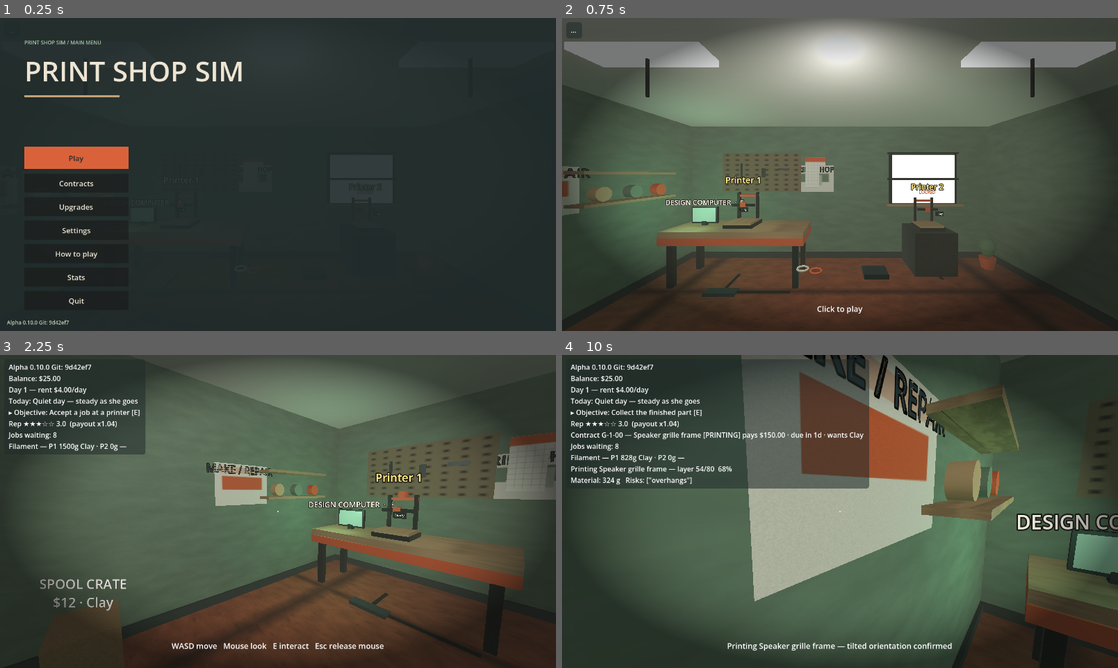
Above: before the commit, frames 1-4 (two rows, left to right).
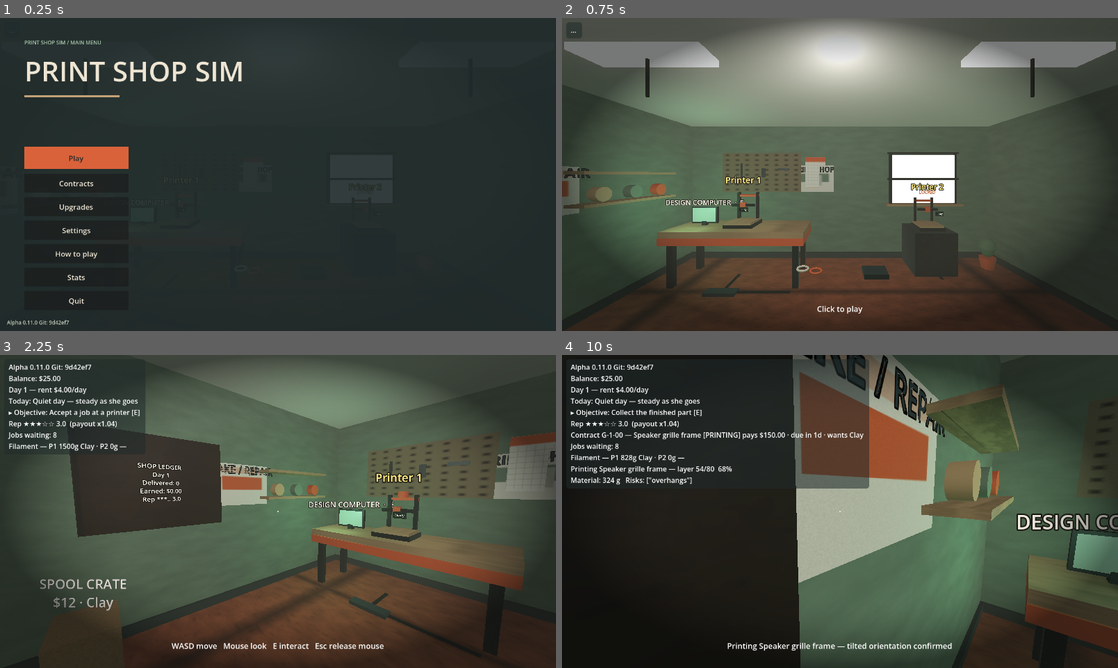
Above: after the commit, the same moments.

Repository: jiracipika/printshop-sim
Game: Godot game, scene res://scenes/Main.tscn
Two runs of this game, one before a commit and one after it. Both use one fixed random seed, a clock stepped at 60 frames per second and the inputs below.
Inputs (mouse positions are in pixels of both pictures, inside the frame that each line leads up to):
- Up to frame 1 (0.25 s): no input
- Up to frame 2 (0.75 s): click "Play" at 0.5 s
- Up to frame 3 (2.25 s): tap Enter at 1.25 s; move the mouse to (400, 495) at 1.27 s; hold D (move_right) 1.28-2.03 s; tap E (interact) at 1.35, 2.1 s; click (400, 495) at 1.42 s; tap Space at 2 s; move the mouse to (250, 511) at 2.02 s; hold W (move_forward) from 2.03 s (still down)
- Up to frame 4 (10 s): move the mouse to (851, 505) at 2.77 s; tap 1 at 2.85, 8.85 s; tap E (interact) at 3.05, 3.8, 4.55, 5.3, 6.05, 6.8, 7.35, 8.1, 9.05, 9.8 s; tap Enter at 3.5, 5 s; move the mouse to (834, 517) at 3.52 s; tap 2 at 3.6, 9.6 s; click (834, 517) at 3.67 s; tap Space at 4.25, 5.75 s; move the mouse to (878, 514) at 4.27 s; tap 3 at 4.35 s; move the mouse to (795, 508) at 5.02 s; tap 4 at 5.1 s; move the mouse to (845, 511) at 5.77 s; tap 5 at 5.85 s; click (845, 511) at 5.92 s; move the mouse to (817, 505) at 6.52 s; release W (move_forward) at 6.53 s; hold D (move_right) 6.53-7.28 s; tap 6 at 6.6 s; move the mouse to (867, 511) at 7.27 s; hold W (move_forward) 7.28-9.53 s; move the mouse to (812, 511) at 8.02 s; click (812, 511) at 8.17 s; move the mouse to (851, 505) at 8.77 s; move the mouse to (834, 517) at 9.52 s; hold A (move_left) from 9.53 s (still down)

The runs differ from the first frame. In frame 1, less than 0.1% of the frame differs, in the area x 5-6%, y 96-98%; in frame 2, nothing differs; in frame 3, 7.4%; in frame 4, 33%, in the area x 0-43%, y 0-100%.

Commit message:
feat: weekly seasons, same-day delivery tips, chalkboard ledger (v0.11.0)
- Seasons: each 7-day week carries a deterministic modifier — humid spell
  (+0.05 adhesion), cold snap (+$1/day rent), market boom (payouts x1.10),
  or calm. Week 1 always calm; refreshed with the daily event.
- Same-day tips: delivering on the accept day adds a 15% tip, celebrated in
  the HUD. Payout pipeline unified in Main._finalize_payout (grade -> rep ->
  season -> event -> late half -> tip) with a pre-delivery reputation
  parameter so tests stay exact.
- Chalkboard ledger on the left wall: live day/delivered/earned/rep in
  chalk, change-cached Label3D.
- New v011_test.gd (16 checks); all 26 suites green, 1005 checks.

Diff:
--- a/scripts/Events.gd
+++ b/scripts/Events.gd
@@ -69,3 +69,50 @@
 		if not seen.has(id):
 			return false
 	return true
+
+## --- seasons (v0.11.0) -------------------------------------------------------
+##
+## A slower rhythm under the daily events: the shop week (7 days) carries one
+## season, deterministic per week number. Week 1 is always calm so fresh saves
+## start gentle; humidity makes filament thirstier, cold snaps raise the rent,
+## and a market boom lifts every payout.
+
+const CALM_SEASON := {
+	"id": "calm",
+	"name": "",
+	"adhesion_delta": 0.0,
+	"extra_rent_cents": 0,
+	"payout_mult": 1.0,
+}
+
+
+static func season_for_week(week: int) -> Dictionary:
+	var w := maxi(week, 1)
+	if w == 1:
+		return CALM_SEASON.duplicate(true)
+	var pool := ["calm", "humid", "calm", "cold_snap", "boom"]
+	var pick: String = pool[absi(hash("printshop-season-%d" % w)) % pool.size()]
+	return _season_by_id(pick).duplicate(true)
+
+
+static func _season_by_id(id: String) -> Dictionary:
+	match id:
+		"humid":
+			return {"id": id,
+				"name": "Humid spell — filament thirstier (adhesion +0.05)",
+				"adhesion_delta": 0.05,
+				"extra_rent_cents": 0,
+				"payout_mult": 1.0}
+		"cold_snap":
+			return {"id": id,
+				"name": "Cold snap — heating costs up (rent +$1/day)",
+				"adhesion_delta": 0.0,
+				"extra_rent_cents": 100,
+				"payout_mult": 1.0}
+		"boom":
+			return {"id": id,
+				"name": "Market boom — payouts +10% this week",
+				"adhesion_delta": 0.0,
+				"extra_rent_cents": 0,
+				"payout_mult": 1.10}
+	return CALM_SEASON.duplicate(true)
--- a/scripts/Main.gd
+++ b/scripts/Main.gd
@@ -37,7 +37,11 @@
 var stats := {"delivered": 0, "late": 0, "scrapped": 0, "cancelled": 0, "earned_cents": 0}
 ## Today's shop event (v0.7.0) — deterministic per day, refreshed on rollover.
 var today_event: Dictionary = Events.QUIET.duplicate(true)
+## This week's season (v0.11.0) — deterministic per week number.
+var season: Dictionary = Events.CALM_SEASON.duplicate(true)
 var _crate_label: Label3D
+var _chalk_label: Label3D
+var _chalk_cache := ""
 ## First-run objectives (v0.9.0): order-agnostic completion flags; the HUD
 ## shows the first unfinished step until everything is done (persisted).
 var guide_flags := {"accepted": false, "printed": false, "collected": false,
@@ -350,7 +354,7 @@
 	if payload.has("day"):
 		day_cycle.restore(int(payload.day), 0.0)
 		job_board.rotate_day(day_cycle.day)
-		_refresh_event()
+		_refresh_event()  # also refreshes the season
 	if payload.has("reputation"):
 		reputation = clampf(float(payload.reputation), 0.0, 5.0)
 	if payload.has("stats"):
@@ -621,6 +625,7 @@
 ## Recompute today's event and anything that displays it (crate price tag).
 func _refresh_event() -> void:
 	today_event = Events.for_day(day_cycle.day)
+	season = Events.season_for_week(int((day_cycle.day - 1) / 7.0) + 1)
 	_refresh_crate_label()
 
 func _refresh_crate_label() -> void:
@@ -856,6 +861,40 @@
 	spool_crate_body.add_child(spool_crate_shape)
 	spool_crate_body.position = CRATE_POS + Vector3(0, 0.25, 0)
 	add_child(spool_crate_body)
+
+	# Chalkboard stats wall: live shop numbers in chalk on the left wall.
+	var chalk_frame := MeshInstance3D.new()
+	var chalk_frame_box := BoxMesh.new()
+	chalk_frame_box.size = Vector3(0.08, 1.06, 1.46)
+	chalk_frame.mesh = chalk_frame_box
+	var chalk_frame_mat := StandardMaterial3D.new()
+	chalk_frame_mat.albedo_color = Color("#5A4632")
+	chalk_frame_mat.albedo_texture = ShopArt.wood(Color("#7A5E3E"), 3)
+	chalk_frame_mat.roughness = 0.7
+	chalk_frame.material_override = chalk_frame_mat
+	chalk_frame.position = Vector3(-ROOM_W / 2.0 + 0.09, 1.7, 0.7)
+	chalk_frame.add_to_group("props")
+	add_child(chalk_frame)
+	var chalk_board := MeshInstance3D.new()
+	var chalk_quad := QuadMesh.new()
+	chalk_quad.size = Vector2(1.28, 0.88)
+	chalk_board.mesh = chalk_quad
+	var chalk_mat := StandardMaterial3D.new()
+	chalk_mat.albedo_color = Color("#2F4F44")
+	chalk_mat.roughness = 0.95
+	chalk_board.material_override = chalk_mat
+	chalk_board.position = Vector3(-ROOM_W / 2.0 + 0.125, 1.7, 0.7)
+	chalk_board.rotation_degrees = Vector3(0, 90, 0)
+	chalk_board.add_to_group("props")
+	add_child(chalk_board)
+	_chalk_label = Label3D.new()
+	_chalk_label.text = ""
+	_chalk_label.font_size = 30
+	_chalk_label.pixel_size = 0.0022
+	_chalk_label.modulate = Color("#E8E4D4")
+	_chalk_label.position = Vector3(-ROOM_W / 2.0 + 0.145, 1.7, 0.7)
+	_chalk_label.rotation_degrees = Vector3(0, 90, 0)
+	add_child(_chalk_label)
 
 	# Baseboards: dark skirting strips at the foot of every wall.
 	for bb in [
@@ -1986,12 +2025,11 @@
 		return true
 	if not _advance(c, Contract.State.DELIVERED):
 		return true
-	# Final payout: effective grade x reputation x event; late halves last.
+	# Final payout: effective grade x reputation x season x event; late halves
+	# last; same-day delivery earns a 15% tip on top.
 	var late := _is_late_for(m)
-	var payout: int = roundi(float(eff_payout) * reputation_multiplier())
-	payout = roundi(float(payout) * float(today_event.payout_mult))
-	if late:
-		payout = roundi(float(payout) * LATE_PAYOUT_FACTOR)
+	var payout := _finalize_payout(eff_payout, late, m)
+	var same_day := _days_taken_for(m) <= 0
 	if not ledger.pay_once(c.id, payout, "payout %s" % c.id):
 		return true
 	_repay_rent_debt()
@@ -2011,9 +2049,13 @@
 		_guide("stars")
 	_save_game()
 	sfx.play("cash")
+	var tip: int = payout - roundi(float(payout) / 1.15)
 	if late:
 		_set_prompt("Delivered LATE %s (%s) — $%s · rep down" % [c.model_name, result.grade,
 			_cents_str(payout)])
+	elif same_day:
+		_set_prompt("Same-day tip! Delivered %s (%s) — $%s incl. $%s tip" % [c.model_name,
+			result.grade, _cents_str(payout), _cents_str(tip)])
 	else:
 		_set_prompt("Delivered %s (%s) — $%s · rep up" % [c.model_name, result.grade,
 			_cents_str(payout)])
@@ -2096,7 +2138,8 @@
 	if not eval.get("valid", false):
 		return eval
 	var mods: Dictionary = upgrades.risk_modifiers()
-	eval.adhesion_risk = clampf(float(eval.adhesion_risk) + float(mods.adhesion_risk), 0.0, 1.0)
+	eval.adhesion_risk = clampf(float(eval.adhesion_risk) + float(mods.adhesion_risk) \
+		+ float(season.adhesion_delta), 0.0, 1.0)
 	eval.stability_risk = clampf(float(eval.stability_risk) + float(mods.stability_risk), 0.0, 1.0)
 	return eval
 
@@ -2253,12 +2296,14 @@
 	# A rent holiday skips only the charge — the rest of the day still runs.
 	if bool(today_event.rent_free):
 		_set_prompt("Day %d — %s" % [new_day, today_event.name])
-	elif ledger.can_afford(RENT_CENTS):
-		ledger.charge(RENT_CENTS, "rent day %d" % new_day)
-		_set_prompt("Day %d — rent paid ($%s)" % [new_day, _cents_str(RENT_CENTS)])
 	else:
-		rent_debt_cents += RENT_CENTS
-		_set_prompt("Day %d — rent UNPAID (now owe $%s)" % [new_day, _cents_str(rent_debt_cents)])
+		var rent_due := RENT_CENTS + int(season.extra_rent_cents)
+		if ledger.can_afford(rent_due):
+			ledger.charge(rent_due, "rent day %d" % new_day)
+			_set_prompt("Day %d — rent paid ($%s)" % [new_day, _cents_str(rent_due)])
+		else:
+			rent_debt_cents += rent_due
+			_set_prompt("Day %d — rent UNPAID (now owe $%s)" % [new_day, _cents_str(rent_debt_cents)])
 	for m in machines:
 		if not _is_cancelled_for(m):
 			continue
@@ -2284,6 +2329,20 @@
 
 func reputation_multiplier() -> float:
 	return 0.8 + (reputation / 5.0) * 0.4
+
+## Single source of truth for what a delivery actually pays: station grade
+## base -> reputation -> season -> daily event -> late half -> same-day tip.
+## Tests pass the PRE-delivery reputation (the delivery bumps it afterwards).
+func _finalize_payout(base: int, late: bool, m: Dictionary, rep := -1.0) -> int:
+	var mult := reputation_multiplier() if rep < 0.0 else rep
+	var payout := roundi(float(base) * mult)
+	payout = roundi(float(payout) * float(season.payout_mult))
+	payout = roundi(float(payout) * float(today_event.payout_mult))
+	if late:
+		payout = roundi(float(payout) * LATE_PAYOUT_FACTOR)
+	if _days_taken_for(m) <= 0:
+		payout += roundi(float(payout) * 0.15)
+	return payout
 
 func _rep_event(delta: float) -> void:
 	reputation = clampf(reputation + delta, 0.0, 5.0)
@@ -2476,6 +2535,8 @@
 		lines.append("Balance: $%s" % _cents_str(ledger.balance()))
 	lines.append("Day %d — rent $%s/day" % [day_cycle.day, _cents_str(RENT_CENTS)])
 	lines.append("Today: %s" % today_event.name)
+	if str(season.name) != "":
+		lines.append("This week: %s" % season.name)
 	if not guide_done:
 		lines.append("▸ Objective: %s" % _guide_current())
 	if rent_debt_cents > 0:
@@ -2554,3 +2615,17 @@
 	if grab_line != "":
 		lines.append(grab_line)
 	_status.text = "\n".join(lines)
+	_update_chalkboard()
+
+func _update_chalkboard() -> void:
+	if _chalk_label == null:
+		return
+	var stars := ""
+	for i in range(5):
+		stars += "*" if i < roundi(reputation) else "."
+	var text := "SHOP LEDGER\nDay %d\nDelivered: %d\nEarned: $%s\nRep %s %.1f" % [
+		day_cycle.day, int(stats.delivered), _cents_str(int(stats.earned_cents)),
+		stars, reputation]
+	if text != _chalk_cache:
+		_chalk_cache = text
+		_chalk_label.text = text
--- a/scripts/Version.gd
+++ b/scripts/Version.gd
@@ -2,7 +2,7 @@
 
 # Autoload: build/version identification so we always know what's deployed.
 
-const VERSION := "0.10.0"
+const VERSION := "0.11.0"
 const GIT_SHA := "9d42ef7"  # stamped by tools/build_web.sh at export time
 
 func label() -> String:
--- a/tests/color_test.gd
+++ b/tests/color_test.gd
@@ -148,9 +148,9 @@
 		var grade := QualityCheck.grade(c, int(snap.get("final_layer", 0)),
 			int(snap.get("total_layers", 0)), snap.get("risks", {}))
 		var eff: String = main._cap_grade_for_color(grade, c, main._machine(0))
-		var expected: int = roundi(roundi(roundi(c.payout_cents
-			* QualityCheck.quality_multiplier(eff)) * main.reputation_multiplier())
-			* float(main.today_event.payout_mult))
+		var rep_at_pack: float = main.reputation_multiplier()
+		var expected: int = main._finalize_payout(roundi(c.payout_cents
+			* QualityCheck.quality_multiplier(eff)), false, main._machine(0), rep_at_pack)
 		var bal1: int = ledger.balance()
 		main._try_interact()  # deliver
 		_ok(eff == "B" and ledger.balance() == bal1 + expected,
--- a/tests/day_test.gd
+++ b/tests/day_test.gd
@@ -135,8 +135,8 @@
 	var snap: Dictionary = main._machine(0).get("grade_snapshot", {})
 	var grade: String = QualityCheck.grade(c, int(snap.get("final_layer", 0)),
 		int(snap.get("total_layers", 0)), snap.get("risks", {}))
-	var full: int = roundi(roundi(c.payout_cents
-		* QualityCheck.quality_multiplier(main._cap_grade_for_color(grade, c, main._machine(0)))) * rep0)
+	var full: int = main._finalize_payout(roundi(c.payout_cents
+		* QualityCheck.quality_multiplier(main._cap_grade_for_color(grade, c, main._machine(0)))), false, main._machine(0), rep0)
 	_ok(ledger.balance() == bal0 + full, "on-time delivery pays rep-scaled grade payout")
 
 	# Late (deadline exceeded by 1 day): half payout.
@@ -161,8 +161,8 @@
 	var rep1: float = main.reputation_multiplier()
 	main._try_pack_held()
 	var eff2: String = main._cap_grade_for_color(grade2, c2, main._machine(0))
-	_ok(ledger.balance() == bal1 + roundi(roundi(roundi(c2.payout_cents
-		* QualityCheck.quality_multiplier(eff2)) * rep1) * 0.5),
+	_ok(ledger.balance() == bal1 + main._finalize_payout(roundi(c2.payout_cents
+		* QualityCheck.quality_multiplier(eff2)), true, main._machine(0), rep1),
 		"late delivery pays exactly half (rep-scaled)")
 	_ok("LATE" in str(main._prompt.text), "HUD explains the late penalty")
 
--- a/tests/economy_test.gd
+++ b/tests/economy_test.gd
@@ -154,8 +154,8 @@
 	# Final payout: grade scale first, then reputation (rep 3.0 -> x1.04),
 	# matching Main's rounding order exactly.
 	var eff_grade: String = main._cap_grade_for_color(grade_expected, contract, main._machine(0))
-	var expected_payout: int = roundi(roundi(contract.payout_cents
-		* QualityCheck.quality_multiplier(eff_grade)) * rep_at_pack)
+	var eff_base: int = roundi(contract.payout_cents * QualityCheck.quality_multiplier(eff_grade))
+	var expected_payout: int = main._finalize_payout(eff_base, false, main._machine(0), rep_at_pack)
 	_ok(grade_expected in ["A", "B", "C"], "completed print grades deliverable (%s)" % grade_expected)
 	_ok(_prop(main, "active_contract") == null, "delivery clears active contract")
 	_ok(contract.state == Contract.State.DELIVERED, "delivery walks INSPECTION->PACKED->DELIVERED")
--- a/tests/features_test.gd
+++ b/tests/features_test.gd
@@ -66,8 +66,9 @@
 	main._try_interact()  # collect
 	main._player.global_position = Vector3(2.0, 0.3, 0.9)
 	var eff_a: String = main._cap_grade_for_color("A", c, main._machine(0))
-	var expected: int = roundi(roundi(c.payout_cents
-		* QualityCheck.quality_multiplier(eff_a)) * main.reputation_multiplier())
+	var rep_at_pack: float = main.reputation_multiplier()
+	var expected: int = main._finalize_payout(roundi(c.payout_cents
+		* QualityCheck.quality_multiplier(eff_a)), false, main._machine(0), rep_at_pack)
 	main._try_interact()  # deliver
 	_ok(absf(main.reputation - 3.2) < 0.0001, "on-time delivery raises reputation by 0.2")
 	_ok(int(main.stats.delivered) == 1, "delivered counter incremented")
--- /dev/null
+++ b/tests/v011_test.gd
@@ -0,0 +1,190 @@
+extends SceneTree
+
+## v0.11.0 — seasons, chalkboard, same-day tips. Run:
+##   timeout 90 godot --headless --path . -s tests/v011_test.gd
+
+var checks := 0
+var failures := 0
+
+
+func _ok(cond: bool, label: String) -> void:
+	checks += 1
+	if cond:
+		print("ok %d: %s" % [checks, label])
+	else:
+		failures += 1
+		printerr("FAIL %d: %s" % [checks, label])
+
+
+func _init() -> void:
+	root.ready.connect(_run)
+
+
+func _run() -> void:
+	BrowserSave.clear()
+	_test_seasons()
+	await _test_season_effects()
+	await _test_tip_and_chalkboard()
+	_finish(1 if failures > 0 else 0)
+
+
+func _test_seasons() -> void:
+	# Week 1 always calm; deterministic otherwise; every id occurs.
+	var w1: Dictionary = Events.season_for_week(1)
+	_ok(str(w1.id) == "calm" and int(w1.extra_rent_cents) == 0
+		and float(w1.payout_mult) == 1.0, "week 1 is calm")
+	_ok(Events.season_for_week(3).id == Events.season_for_week(3).id,
+		"season_for_week is deterministic")
+	var seen := {}
+	for w in range(2, 40):
+		var e: Dictionary = Events.season_for_week(w)
+		_ok_soft(e.has("id") and e.has("name") and e.has("adhesion_delta")
+			and e.has("extra_rent_cents") and e.has("payout_mult"),
+			"week %d season well-formed" % w)
+		seen[str(e.id)] = true
+	_ok(seen.has("humid") and seen.has("cold_snap") and seen.has("boom"),
+		"all season ids occur within 40 weeks")
+	_ok(absf(float(Events._season_by_id("humid").adhesion_delta) - 0.05) < 0.0001,
+		"humid: adhesion +0.05")
+	_ok(int(Events._season_by_id("cold_snap").extra_rent_cents) == 100,
+		"cold snap: rent +$1/day")
+	_ok(absf(float(Events._season_by_id("boom").payout_mult) - 1.10) < 0.0001,
+		"boom: payouts x1.10")
+
+
+var _soft := 0
+
+func _ok_soft(cond: bool, label: String) -> void:
+	if not cond:
+		_soft += 1
+		if _soft <= 3:
+			printerr("FAIL (soft) %s" % label)
+
+
+func _test_season_effects() -> void:
+	var packed: PackedScene = load("res://scenes/Main.tscn")
+	var main = packed.instantiate()
+	root.add_child(main)
+	await physics_frame
+	await physics_frame
+	var ledger: Ledger = main.ledger
+	ledger_credit(main, 30000)
+	main.paused = false
+	main.captured = true
+	main.touch_controls.force_enabled = true
+	main.touch_controls.set_motion_enabled(true)
+	main._machine(0)["filament_g"] = 5000
+
+	# Boom week: payout multiplied by the season on top of the event.
+	main.season = Events._season_by_id("boom")
+	main._player.global_position = Vector3(-1.8, 0.3, -1.0)
+	main._try_interact()
+	var c: Contract = main._machine(0).get("contract")
+	_ok(c != null, "boom section: job accepted")
+	if c == null:
+		_finish(1)
+		return
+	c.color = str(main._machine(0).get("color"))  # no color cap in this test
+	main._machine(0)["orient"] = 0
+	main._machine(0)["orient_pending"] = true
+	main._prep_on(0)
+	var s0: PrintSim = main._machine(0).get("sim")
+	while s0.is_running():
+		s0.tick(1.0)
+	main._try_interact()  # collect
+	main._player.global_position = Vector3(2.0, 0.3, 0.9)
+	var base := roundi(c.payout_cents * QualityCheck.quality_multiplier(
+		main._cap_grade_for_color("A", c, main._machine(0))))
+	var expected: int = main._finalize_payout(base, false, main._machine(0))
+	var bal0: int = ledger.balance()
+	main._try_interact()  # deliver
+	_ok(ledger.balance() == bal0 + expected,
+		"boom + same-day tip paid through _finalize_payout ($%s)" % main._cents_str(expected))
+	_ok(expected > roundi(roundi(base * main.reputation_multiplier())
+		* float(main.today_event.payout_mult)),
+		"season and tip both lift the payout above the plain path")
+
+	# Humid week: prep evaluation carries the adhesion delta.
+	main.season = Events._season_by_id("humid")
+	var job: Contract = main.job_board.take_next()
+	var eval: Dictionary = main._prep_eval(job, "upright")
+	var plain: Dictionary = PrepSystem.evaluate(job, "upright")
+	_ok(absf(float(eval.adhesion_risk) - clampf(float(plain.adhesion_risk) + 0.05, 0.0, 1.0)) < 0.0001,
+		"humid season adds +0.05 adhesion risk to the prep eval")
+
+	# Cold snap: rent rises to $5/day at rollover within a cold week.
+	var cold_week := -1
+	for w in range(2, 40):
+		var day_in_week: int = (w - 1) * 7 + 7
+		if str(Events.season_for_week(w).id) == "cold_snap" \
+				and not bool(Events.for_day(day_in_week).rent_free):
+			cold_week = w
+			break
+	_ok(cold_week > 0, "a non-holiday cold-snap week exists")
+	if cold_week > 0:
+		main.day_cycle.day = (cold_week - 1) * 7 + 6  # last day of the cold week
+		main._refresh_event()
+		var bal1: int = ledger.balance()
+		main.day_cycle.tick(main.day_cycle.day_length_s)  # rolls within the week
+		_ok(int(main.season.extra_rent_cents) == 100, "cold-snap season active after rollover")
+		_ok(ledger.balance() == bal1 - 500, "cold-snap rent is $5.00")
+
+	main.queue_free()
+	await physics_frame
+	BrowserSave.clear()
+
+	if _soft > 0:
+		failures += _soft
+
+
+func ledger_credit(main, cents: int) -> void:
+	main.ledger.credit(cents, "test funds")
+
+
+func _test_tip_and_chalkboard() -> void:
+	var packed: PackedScene = load("res://scenes/Main.tscn")
+	var main = packed.instantiate()
+	root.add_child(main)
+	await physics_frame
+	await physics_frame
+	var ledger: Ledger = main.ledger
+	ledger_credit(main, 30000)
+	main.paused = false
+	main.captured = true
+	main.touch_controls.force_enabled = true
+	main.touch_controls.set_motion_enabled(true)
+
+	# Chalkboard exists and updates after a delivery.
+	var board: Label3D = null
+	for child in main.get_children():
+		if child is Label3D and child.position.x < -3.3 and absf(child.position.z - 0.7) < 0.1:
+			board = child
+	_ok(board != null, "chalkboard label exists on the left wall")
+	main._machine(0)["filament_g"] = 5000
+	main._player.global_position = Vector3(-1.8, 0.3, -1.0)
+	main._try_interact()
+	var c: Contract = main._machine(0).get("contract")
+	c.color = str(main._machine(0).get("color"))
+	main._machine(0)["orient"] = 0
+	main._machine(0)["orient_pending"] = true
+	main._prep_on(0)
+	var s0: PrintSim = main._machine(0).get("sim")
+	while s0.is_running():
+		s0.tick(1.0)
+	main._try_interact()
+	main._player.global_position = Vector3(2.0, 0.3, 0.9)
+	main._try_interact()  # deliver same day
+	main._update_hud()
+	_ok(board != null and "Delivered: 1" in board.text and "Day 1" in board.text,
+		"chalkboard reflects the delivery live")
+	_ok("Same-day tip" in str(main._prompt.text), "HUD celebrates the same-day tip")
+
+	main.queue_free()
+	await physics_frame
+	BrowserSave.clear()
+
+
+func _finish(code: int) -> void:
+	print("---")
+	print("checks=%d failures=%d" % [checks, failures])
+	quit(code)
Not shown, added: tests/v011_test.gd.uid
Not shown, changed: docs/HANDOFF.md
